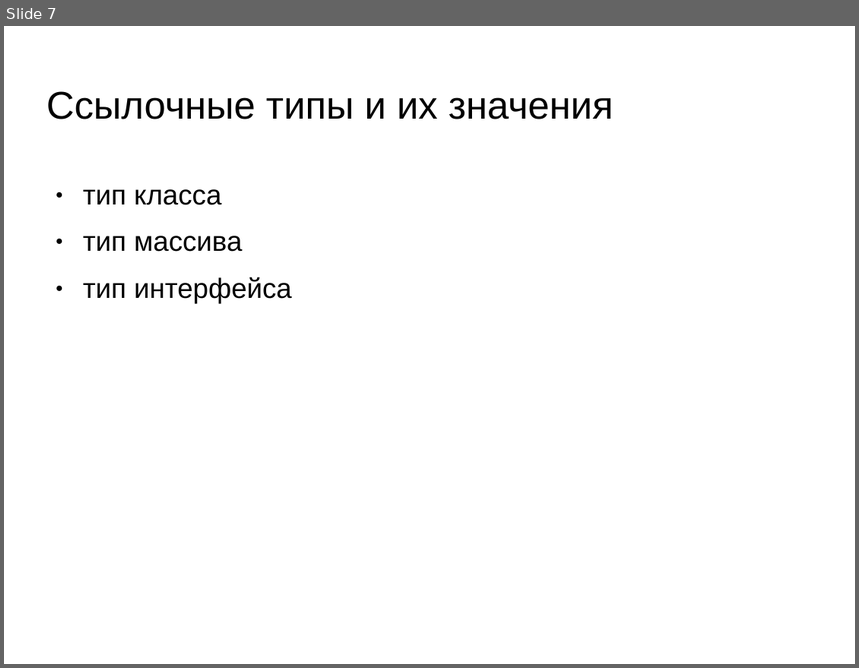
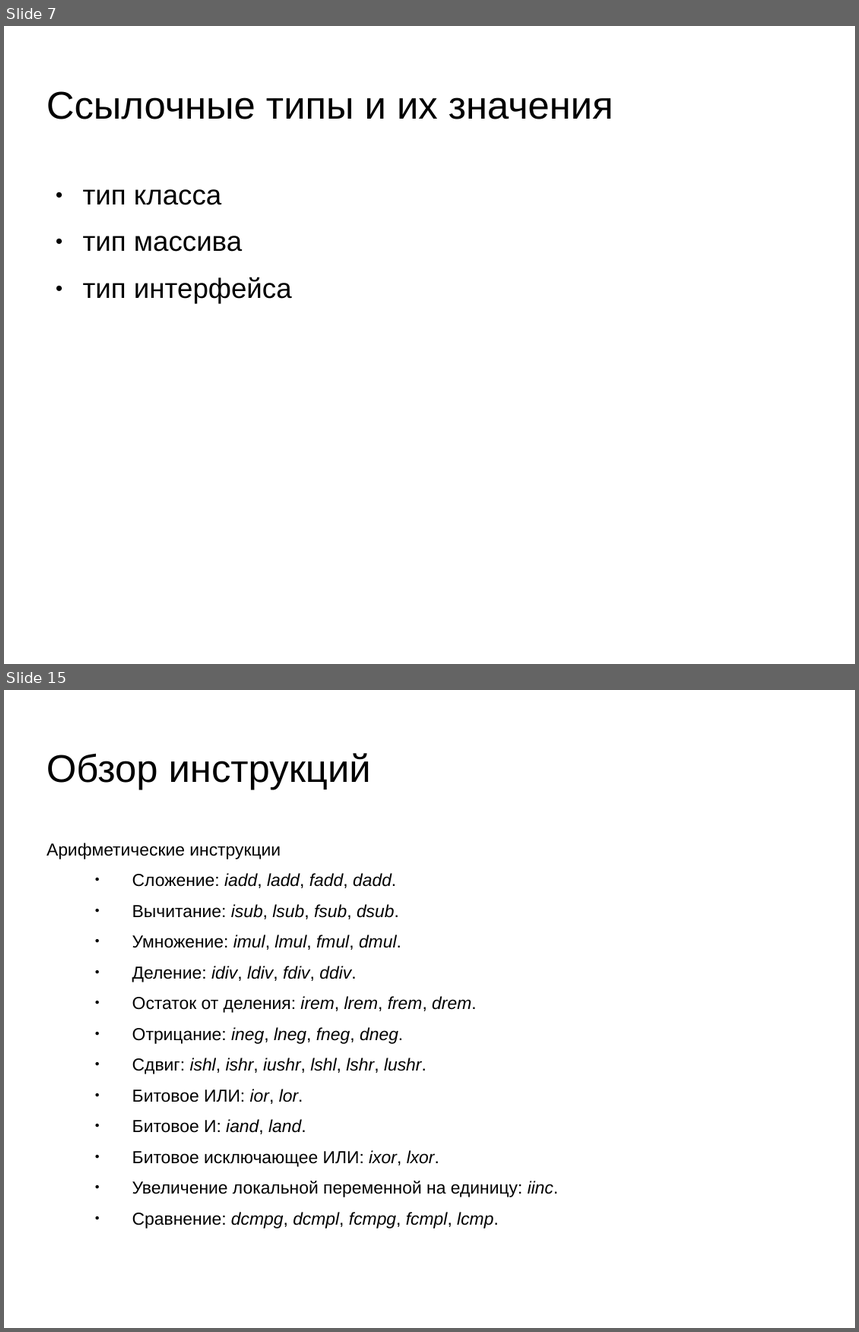
Before and after one commit to oleksiy-sayankin/javacogito, a slide deck: JVMSpec/presentation-jvm7.ppt. Shown one above the other, each under a label of ours: slide 7 before the commit, slides 7 and 15 after it; the slides between them are not shown. The pictures are 859x668 and 859x1332 pixels, drawn with LibreOffice and Linux fonts; fonts in the diff are those of the drawing; background and template pictures are left out. Boxes give left, top, right and bottom in pixels: in the first picture for what was removed or moved away, otherwise in the second. Text is boxed around its words. In the diff, an @@ line names an element or a change of style, - is before the commit and + after.

```diff
--- a/JVMSpec/presentation-jvm7.ppt
+++ b/JVMSpec/presentation-jvm7.ppt
@@ slide 15 added at (4, 690, 855, 1328), background picture (left out) @@
@@ title added at (47, 753, 371, 790), 36 pt, text #000000 @@
+Обзор инструкций
@@ text added at (47, 843, 559, 1198), 16.2 pt, text #000000 @@
+Арифметические инструкции
+● Сложение: iadd, ladd, fadd, dadd.
+● Вычитание: isub, lsub, fsub, dsub.
+● Умножение: imul, lmul, fmul, dmul.
+● Деление: idiv, ldiv, fdiv, ddiv.
+● Остаток от деления: irem, lrem, frem, drem.
+● Отрицание: ineg, lneg, fneg, dneg.
+● Сдвиг: ishl, ishr, iushr, lshl, lshr, lushr.
+● Битовое ИЛИ: ior, lor.
+● Битовое И: iand, land.
+● Битовое исключающее ИЛИ: ixor, lxor.
+● Увеличение локальной переменной на единицу: iinc.
+● Сравнение: dcmpg, dcmpl, fcmpg, fcmpl, lcmp.
```
Also in this commit, not shown: 7 other slides added.
